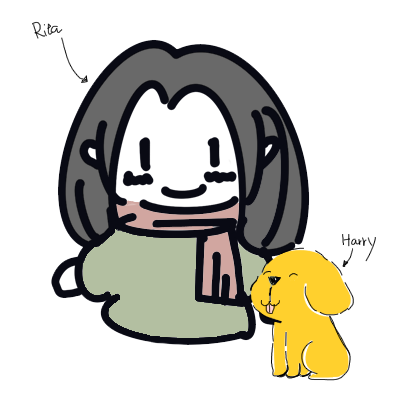
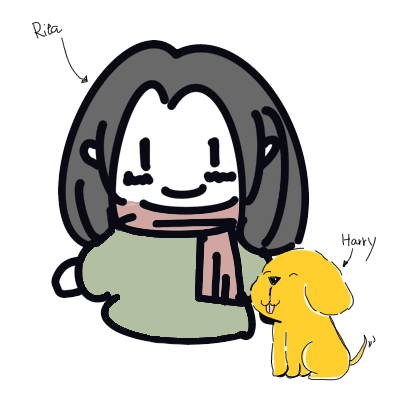
Comparing the layer stacks of the two 400px x 400px images. Changes:
painted on "图层 6" over [left=349, top=334, right=376, bottom=366]
painted on "图层 7" over [left=350, top=340, right=366, bottom=364]
